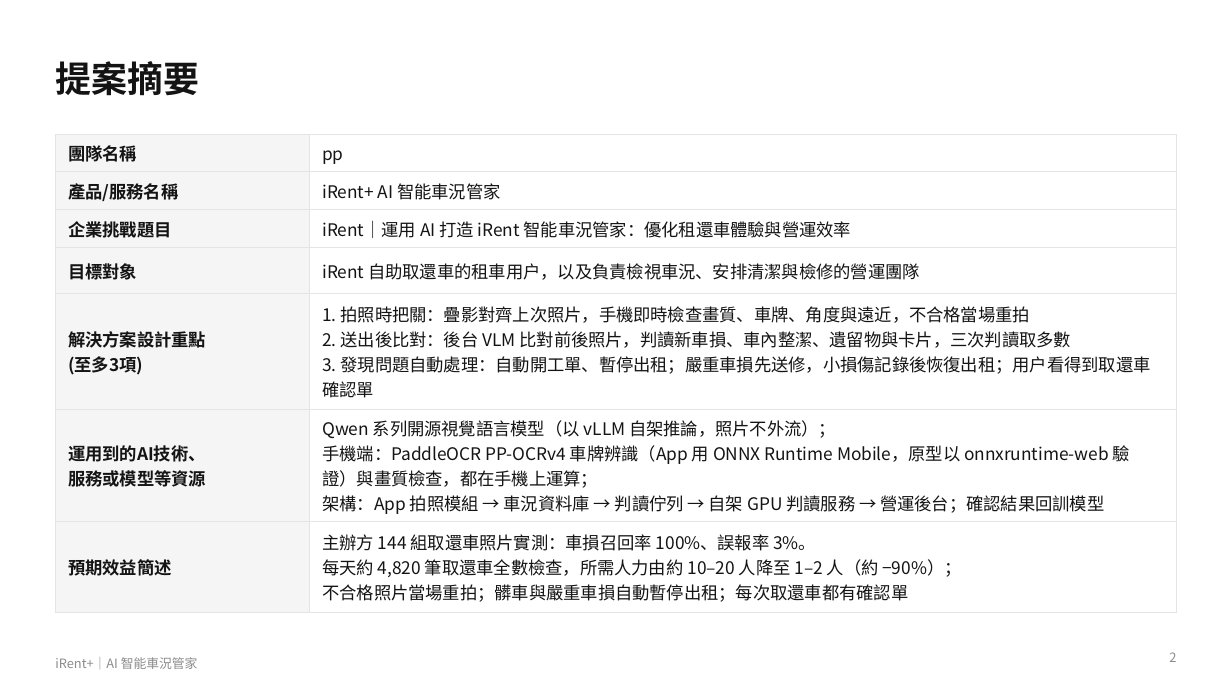
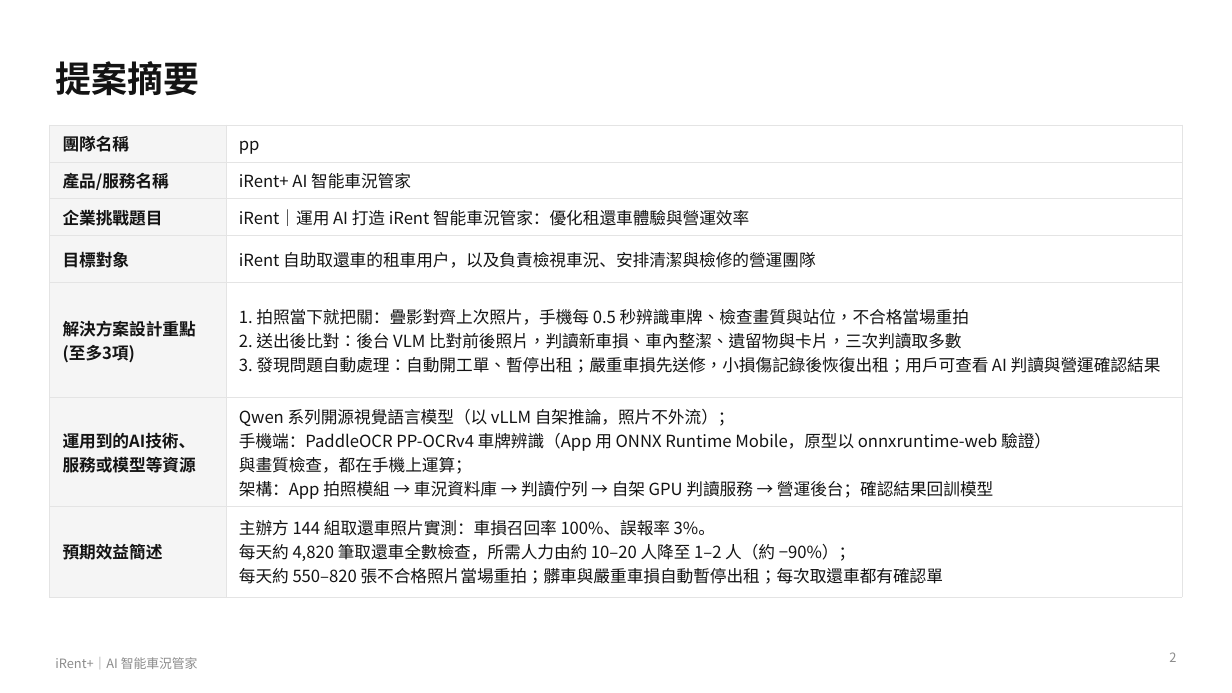
Before and after one commit to Allenwang2004/irent, a slide deck: slide 2 of deck/iRent+_解決方案.pptx. Drawn at 1232x693 pixels with LibreOffice and Linux fonts; fonts in the diff are those of the drawing. Boxes give left, top, right and bottom in pixels: in the first picture for what was removed or moved away, otherwise in the second. Text is boxed around its words. In the diff, an @@ line names an element or a change of style, - is before the commit and + after.

```diff
--- a/deck/iRent+_解決方案.pptx
+++ b/deck/iRent+_解決方案.pptx
@@ table at (50, 125, 1183, 590) @@
-row 5, column 2: 1. 拍照時把關：疊影對齊上次照片，手機即時檢查畫質、車牌、角度與遠近，不合格當場重拍 / 2. 送出後比對：後台 VLM 比對前後照片，判讀新車損、車內整潔、遺留物與卡片，三次判讀取多數 / 3. 發現問題自動處理：自動開工單、暫停出租；嚴重車損先送修，小損傷記錄後恢復出租；用戶看得到取還車確認單
+row 5, column 2: 1. 拍照當下就把關：疊影對齊上次照片，手機每 0.5 秒辨識車牌、檢查畫質與站位，不合格當場重拍 / 2. 送出後比對：後台 VLM 比對前後照片，判讀新車損、車內整潔、遺留物與卡片，三次判讀取多數 / 3. 發現問題自動處理：自動開工單、暫停出租；嚴重車損先送修，小損傷記錄後恢復出租；用戶可查看 AI 判讀與營運確認結果
-row 6, column 2: Qwen 系列開源視覺語言模型（以 vLLM 自架推論，照片不外流）； / 手機端：PaddleOCR PP-OCRv4 車牌辨識（App 用 ONNX Runtime Mobile，原型以 onnxruntime-web 驗證）與畫質檢查，都在手機上運算； / 架構：App 拍照模組 → 車況資料庫 → 判讀佇列 → 自架 GPU 判讀服務 → 營運後台；確認結果回訓模型
+row 6, column 2: Qwen 系列開源視覺語言模型（以 vLLM 自架推論，照片不外流）； / 手機端：PaddleOCR PP-OCRv4 車牌辨識（App 用 ONNX Runtime Mobile，原型以 onnxruntime-web 驗證） 與畫質檢查，都在手機上運算； / 架構：App 拍照模組 → 車況資料庫 → 判讀佇列 → 自架 GPU 判讀服務 → 營運後台；確認結果回訓模型
-row 7, column 2: 主辦方 144 組取還車照片實測：車損召回率 100%、誤報率 3%。 / 每天約 4,820 筆取還車全數檢查，所需人力由約 10–20 人降至 1–2 人（約 −90%）； / 不合格照片當場重拍；髒車與嚴重車損自動暫停出租；每次取還車都有確認單
+row 7, column 2: 主辦方 144 組取還車照片實測：車損召回率 100%、誤報率 3%。 / 每天約 4,820 筆取還車全數檢查，所需人力由約 10–20 人降至 1–2 人（約 −90%）； / 每天約 550–820 張不合格照片當場重拍；髒車與嚴重車損自動暫停出租；每次取還車都有確認單
@@ size 13.5 to 13 pt in "團隊名稱", "pp", "產品/服務名稱", "iRent+ AI 智能車況管家" and 9 more places @@
@@ table: place and size @@
-table at (55, 134, 1177, 606)
+table at (50, 125, 1183, 590)
```
Also in this commit, not shown: 9 other slides changed, 1 other file.
